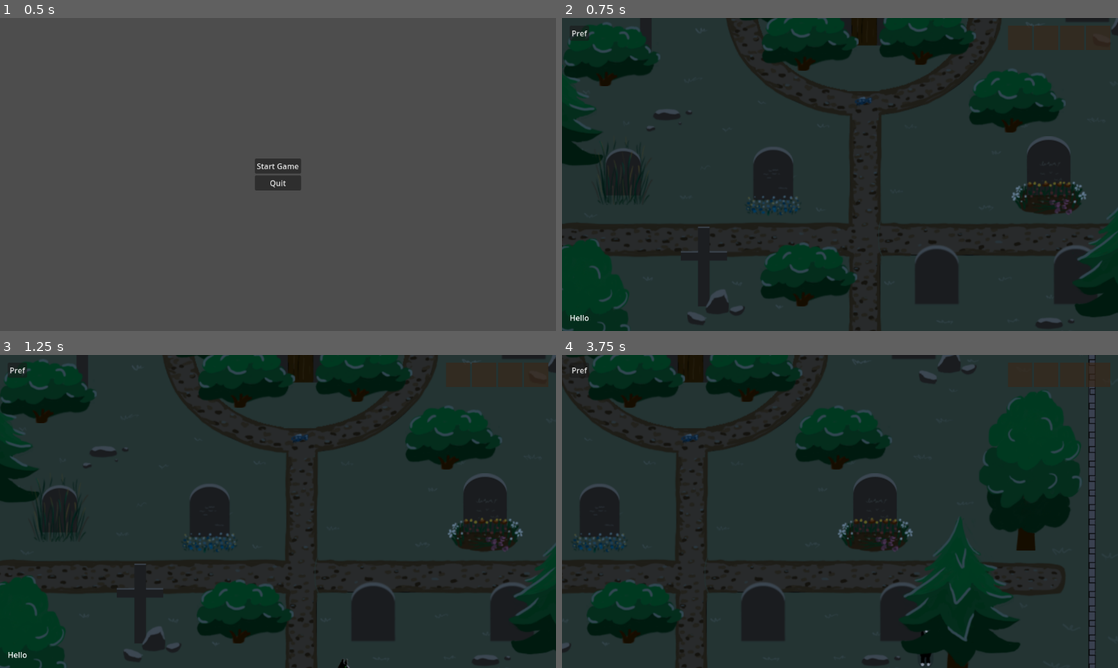
Above: before the commit, frames 1-4 (two rows, left to right).
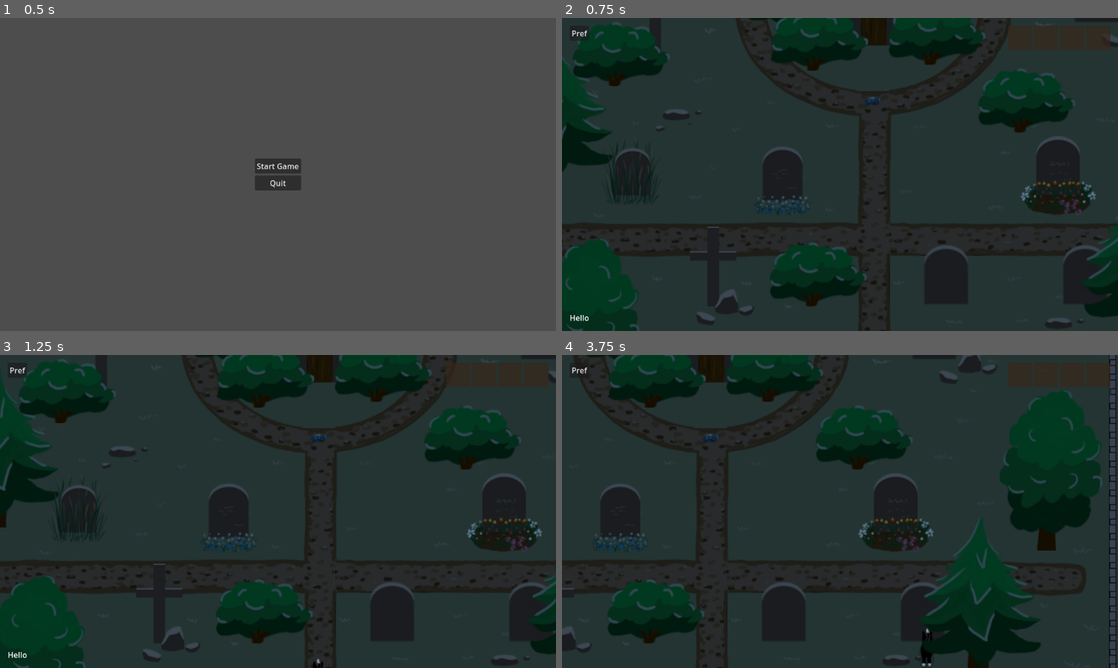
Above: after the commit, the same moments.

Repository: castlele/nine-lives
Game: Godot game, scene res://scenes/main.tscn
Same seed, same stepped clock (60 frames per second), same inputs: the game is played once before the commit and once after it.
Inputs (mouse positions are in pixels of both pictures, inside the frame that each line leads up to):
- Up to frame 1 (0.5 s): no input
- Up to frame 2 (0.75 s): click "Start Game" at 0.5 s
- Up to frame 3 (1.25 s): no input
- Up to frame 4 (3.75 s): tap Enter (ui_accept) at 1.25, 1.52, 2.27 s; move the mouse to (840, 511) at 1.27 s; hold Right (ui_right) 1.28-2.03 s; hold F (interaction) 1.28-2.03 s; click (840, 511) at 1.42 s; move the mouse to (728, 527) at 2.02 s; hold Down (ui_down) 2.03-2.78 s; tap F (interaction) at 2.1, 3.6 s; move the mouse to (895, 442) at 2.77 s; hold Right (ui_right) 2.78-3.53 s; hold F (interaction) 2.78-3.53 s; move the mouse to (812, 574) at 3.52 s; hold Up (ui_up) from 3.53 s (still down); click (812, 574) at 3.67 s

Frame 1 is identical in both runs. In frame 2, 8.9% of the frame differs, in the area x 0-100%, y 0-100%; in frame 3, 14%; in frame 4, 18%.

Commit message:
refactor(interactable): slightly refactor interactable class

Diff:
--- a/nodes/interatable/interactable.gd
+++ b/nodes/interatable/interactable.gd
@@ -3,10 +3,11 @@
 
 
 @export var prefs = preload("res://nodes/interatable/interactable_pref.tres")
+@export var player: Player = null
 
 @onready var collider = $Collider
 
-var is_player_around = false
+var _is_player_around = false
 
 
 func _ready() -> void:
@@ -16,11 +17,23 @@
 	circle.custom_solver_bias = prefs.custom_solver_bias
 
 
+func _unhandled_input(event: InputEvent) -> void:
+	if not _is_player_around:
+		return
+
+	if event is InputEventKey and event.is_action_pressed("interaction"):
+		_interact_with_player()
+
+
 func _on_body_entered(body: Node2D) -> void:
 	if body is Player:
-		is_player_around = true
+		_is_player_around = true
 
 
 func _on_body_exited(body: Node2D) -> void:
 	if body is Player:
-		is_player_around = false
+		_is_player_around = false
+
+
+func _interact_with_player() -> void:
+	pass
--- a/nodes/interatable/message_interactable.gd
+++ b/nodes/interatable/message_interactable.gd
@@ -12,8 +12,9 @@
 
 @warning_ignore("unused_parameter")
 func _process(delta: float) -> void:
-	if interactable.is_player_around:
-		_listen_events()
+	pass
+	#if interactable.is_player_around:
+		#_listen_events()
 
 
 func _listen_events() -> void:
--- a/nodes/player.gd
+++ b/nodes/player.gd
@@ -14,8 +14,10 @@
 @onready var horizontalCollider = $HorizontalCollider
 @onready var verticalCollider = $VerticalCollider
 
-var _currentState = State.STAND
-var _currentDirection = Direction.RIGHT
+var current_state = State.STAND
+var current_direction = Direction.RIGHT
+var is_player_controlling = true
+
 var _still = false
 
 
@@ -25,7 +27,13 @@
 
 @warning_ignore("unused_parameter")
 func _physics_process(delta: float):
-	get_input()
+	if is_player_controlling:
+		get_input()
+	else:
+		updatePlayerState()
+		updatePlayerAnimationState()
+		updatePlayerCollider()
+
 	move_and_slide()
 
 
@@ -47,30 +55,30 @@
 func updatePlayerState():
 	match [velocity.x, velocity.y]:
 		[var x, var y] when x == y && x == 0:
-			_currentState = State.STAND
+			current_state = State.STAND
 		[var x, _] when x > 0:
-			_currentState = State.MOVE
-			_currentDirection = Direction.RIGHT
+			current_state = State.MOVE
+			current_direction = Direction.RIGHT
 		[var x, _] when x < 0:
-			_currentState = State.MOVE
-			_currentDirection = Direction.LEFT
+			current_state = State.MOVE
+			current_direction = Direction.LEFT
 		[_, var y] when y > 0:
-			_currentState = State.MOVE
-			_currentDirection = Direction.BOTTOM
+			current_state = State.MOVE
+			current_direction = Direction.BOTTOM
 		[_, var y] when y < 0:
-			_currentState = State.MOVE
-			_currentDirection = Direction.TOP
+			current_state = State.MOVE
+			current_direction = Direction.TOP
 
 
 func updatePlayerAnimationState():
-	var action = State.keys()[_currentState].to_lower()
+	var action = State.keys()[current_state].to_lower()
 	var direction: String
 
-	if _currentDirection == Direction.LEFT:
+	if current_direction == Direction.LEFT:
 		direction = Direction.keys()[Direction.RIGHT].to_lower()
 		animatedSprite.flip_h = true
 	else:
-		direction = Direction.keys()[_currentDirection].to_lower()
+		direction = Direction.keys()[current_direction].to_lower()
 		animatedSprite.flip_h = false
 
 	var animationName = action + "_" + direction
@@ -78,13 +86,13 @@
 
 
 func updatePlayerCollider():
-	if _currentDirection == Direction.RIGHT:
+	if current_direction == Direction.RIGHT:
 		horizontalCollider.position.x = 64
 
-	if _currentDirection == Direction.LEFT:
+	if current_direction == Direction.LEFT:
 		horizontalCollider.position.x = 45
 
-	match _currentDirection:
+	match current_direction:
 		Direction.LEFT, Direction.RIGHT:
 			horizontalCollider.disabled = false
 			verticalCollider.disabled = true
--- a/nodes/player.tscn
+++ b/nodes/player.tscn
@@ -164,7 +164,7 @@
 y_sort_enabled = true
 position = Vector2(54, 36)
 sprite_frames = SubResource("SpriteFrames_iwr0g")
-animation = &"move_right"
+animation = &"move_bottom"
 offset = Vector2(0, -25)
 
 [node name="HorizontalCollider" type="CollisionShape2D" parent="."]
--- a/scenes/grave_yard/grave_yard.tscn
+++ b/scenes/grave_yard/grave_yard.tscn
@@ -9,6 +9,7 @@
 [ext_resource type="PackedScene" uid="uid://drj6jlpknjh0s" path="res://nodes/camera.tscn" id="4_2bsxj"]
 [ext_resource type="Script" uid="uid://co8t364dhlxe" path="res://scenes/grave_yard/states/game_state.gd" id="4_a78i7"]
 [ext_resource type="PackedScene" uid="uid://ddvlhivvfu47e" path="res://nodes/player.tscn" id="5_3ty12"]
+[ext_resource type="Script" uid="uid://hllfql2de3nq" path="res://scenes/grave_yard/states/owners_grave_state.gd" id="5_v1cv4"]
 [ext_resource type="Texture2D" uid="uid://ddu1ocno7o6hi" path="res://res/grave_level/graves.png" id="6_7mn47"]
 [ext_resource type="Texture2D" uid="uid://noo74276m4qe" path="res://res/grave_level/cross.png" id="7_gn66a"]
 [ext_resource type="Script" uid="uid://b4i7u1dbrlk0m" path="res://scripts/fire.gd" id="8_7mn47"]
@@ -132,7 +133,7 @@
 
 [sub_resource type="Curve2D" id="Curve2D_i47d0"]
 _data = {
-"points": PackedVector2Array(0, 0, 0, 0, 550, 722, 0, 0, 0, 0, 550, 550)
+"points": PackedVector2Array(0, 0, 0, 0, 520, 722, 0, 0, 0, 0, 520, 550)
 }
 point_count = 2
 
@@ -153,6 +154,9 @@
 [node name="GameState" type="Node" parent="StateMachine"]
 script = ExtResource("4_a78i7")
 
+[node name="OwnersGraveState" type="Node" parent="StateMachine"]
+script = ExtResource("5_v1cv4")
+
 [node name="terrain" type="TileMapLayer" parent="."]
 y_sort_enabled = true
 tile_map_data = PackedByteArray("AAAkAPH/AAAAAAAAAAAkABEAAwAAAAAAAAAkAMj/AQAAAAAAAAA=")
@@ -206,26 +210,27 @@
 
 [node name="left_light" type="PointLight2D" parent="graves"]
 position = Vector2(192, 107)
-scale = Vector2(1.00525, 1.00525)
+scale = Vector2(1.0945, 1.0945)
 color = Color(0.678431, 0.654902, 0.427451, 1)
-energy = 1.00525
+energy = 1.0945
 texture = SubResource("GradientTexture2D_hcevp")
 script = ExtResource("8_7mn47")
 
 [node name="right_light" type="PointLight2D" parent="graves"]
 position = Vector2(243, 112)
-scale = Vector2(1.08845, 1.08845)
+scale = Vector2(1.0043, 1.0043)
 color = Color(0.678431, 0.654902, 0.427451, 1)
-energy = 1.08845
+energy = 1.0043
 texture = SubResource("GradientTexture2D_hcevp")
 script = ExtResource("8_7mn47")
 
 [node name="pica_boo_ghost" parent="graves" instance=ExtResource("9_wbhjj")]
 position = Vector2(888, 224)
 
-[node name="OwnersGraveStone" parent="graves" instance=ExtResource("9_3ty12")]
+[node name="OwnersGraveStone" parent="graves" node_paths=PackedStringArray("player") instance=ExtResource("9_3ty12")]
 y_sort_enabled = true
 position = Vector2(837, 463)
+player = NodePath("../../Player")
 
 [node name="FloweredGraveInteractable" parent="graves" instance=ExtResource("11_7mn47")]
 position = Vector2(458, 443)
@@ -271,7 +276,7 @@
 curve = SubResource("Curve2D_i47d0")
 
 [node name="FollowPath" type="PathFollow2D" parent="EnterScenePath"]
-position = Vector2(550, 722)
+position = Vector2(520, 722)
 rotation = -1.5708
 loop = false
 
--- /dev/null
+++ b/scenes/grave_yard/owners_grave_interactable.gd
@@ -0,0 +1,11 @@
+@tool
+extends "res://nodes/interatable/interactable.gd"
+
+
+var sm: OwnersGraveStateMachine = null
+
+
+func _interact_with_player() -> void:
+	super._interact_with_player()
+
+	sm.make_interaction()
--- a/scenes/grave_yard/owners_grave_stone.gd
+++ b/scenes/grave_yard/owners_grave_stone.gd
@@ -1,5 +1,7 @@
 extends StaticBody2D
 
+
+@export var player: Player = null
 
 @onready var interactable: Interactable = $Interactable
 @onready var fish_anchor: Node2D = $FishAnchor
@@ -9,18 +11,9 @@
 
 
 func _ready() -> void:
+	interactable.sm = _sm
+	interactable.player = player
 	_sm.player_bring_fish.connect(_place_fish)
-
-
-@warning_ignore("unused_parameter")
-func _process(delta: float) -> void:
-	if interactable.is_player_around:
-		_listen_events()
-
-
-func _listen_events() -> void:
-	if Input.is_action_just_pressed("interaction"):
-		_sm.make_interaction()
 
 
 func _place_fish(collectable: CollectableData) -> void:
--- a/scenes/grave_yard/owners_grave_stone.tscn
+++ b/scenes/grave_yard/owners_grave_stone.tscn
@@ -1,8 +1,9 @@
-[gd_scene load_steps=5 format=3 uid="uid://cb8on06sqpfl8"]
+[gd_scene load_steps=6 format=3 uid="uid://cb8on06sqpfl8"]
 
 [ext_resource type="Script" uid="uid://coeo0kl77gyui" path="res://scenes/grave_yard/owners_grave_stone.gd" id="1_6sx7g"]
 [ext_resource type="Texture2D" uid="uid://dv0sao131t3jq" path="res://res/grave_level/owners_grave_stone.png" id="1_nnt8h"]
 [ext_resource type="PackedScene" uid="uid://r35iwyrww8fm" path="res://nodes/interatable/interactable.tscn" id="3_il8e3"]
+[ext_resource type="Script" uid="uid://83gi214ehoxn" path="res://scenes/grave_yard/owners_grave_interactable.gd" id="4_il8e3"]
 
 [sub_resource type="RectangleShape2D" id="RectangleShape2D_b5loh"]
 size = Vector2(59, 26)
@@ -24,3 +25,4 @@
 
 [node name="Interactable" parent="." instance=ExtResource("3_il8e3")]
 position = Vector2(0, -12)
+script = ExtResource("4_il8e3")
--- a/scenes/grave_yard/states/enter_scene_state.gd
+++ b/scenes/grave_yard/states/enter_scene_state.gd
@@ -14,7 +14,11 @@
 func enter() -> void:
 	super.enter()
 
+	player.is_player_controlling = false
 	player.global_position = mock_node.global_position
+	player.current_state = Player.State.MOVE
+	player.current_direction = Player.Direction.TOP
+	player.velocity.y = -1
 
 
 func process(delta: float) -> void:
@@ -26,3 +30,7 @@
 
 	path.progress += speed * delta
 	player.global_position = mock_node.global_position
+
+func exit() -> void:
+	player.velocity.x = 0
+	player.is_player_controlling = true
--- /dev/null
+++ b/scenes/grave_yard/states/owners_grave_state.gd
@@ -0,0 +1 @@
+extends "res://scripts/state_machine/state_node.gd"
Not shown: 1 places in scenes/grave_yard/grave_yard.tscn that only renumber resources
Not shown, added: scenes/grave_yard/owners_grave_interactable.gd.uid
Not shown, added: scenes/grave_yard/states/owners_grave_state.gd.uid
